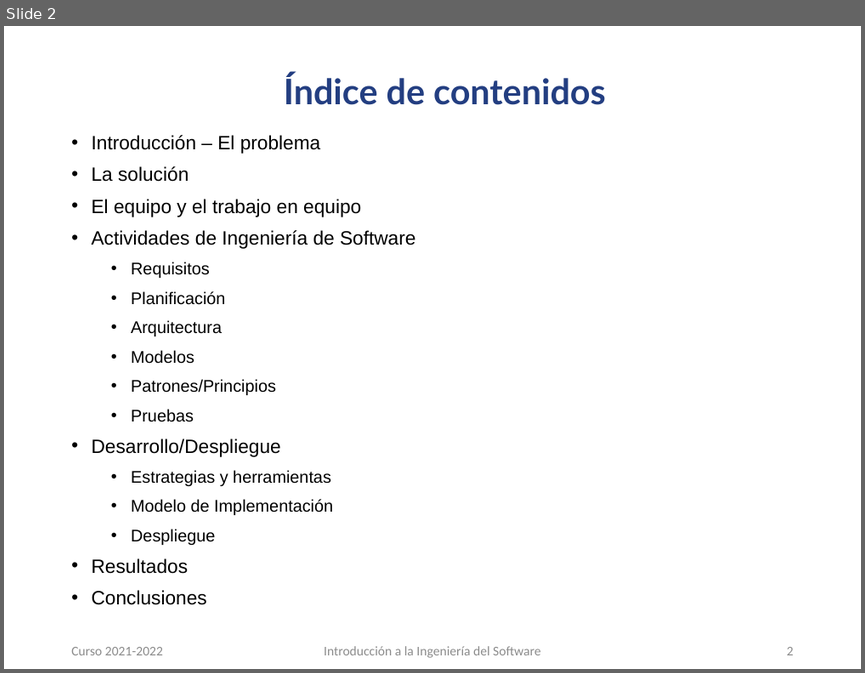
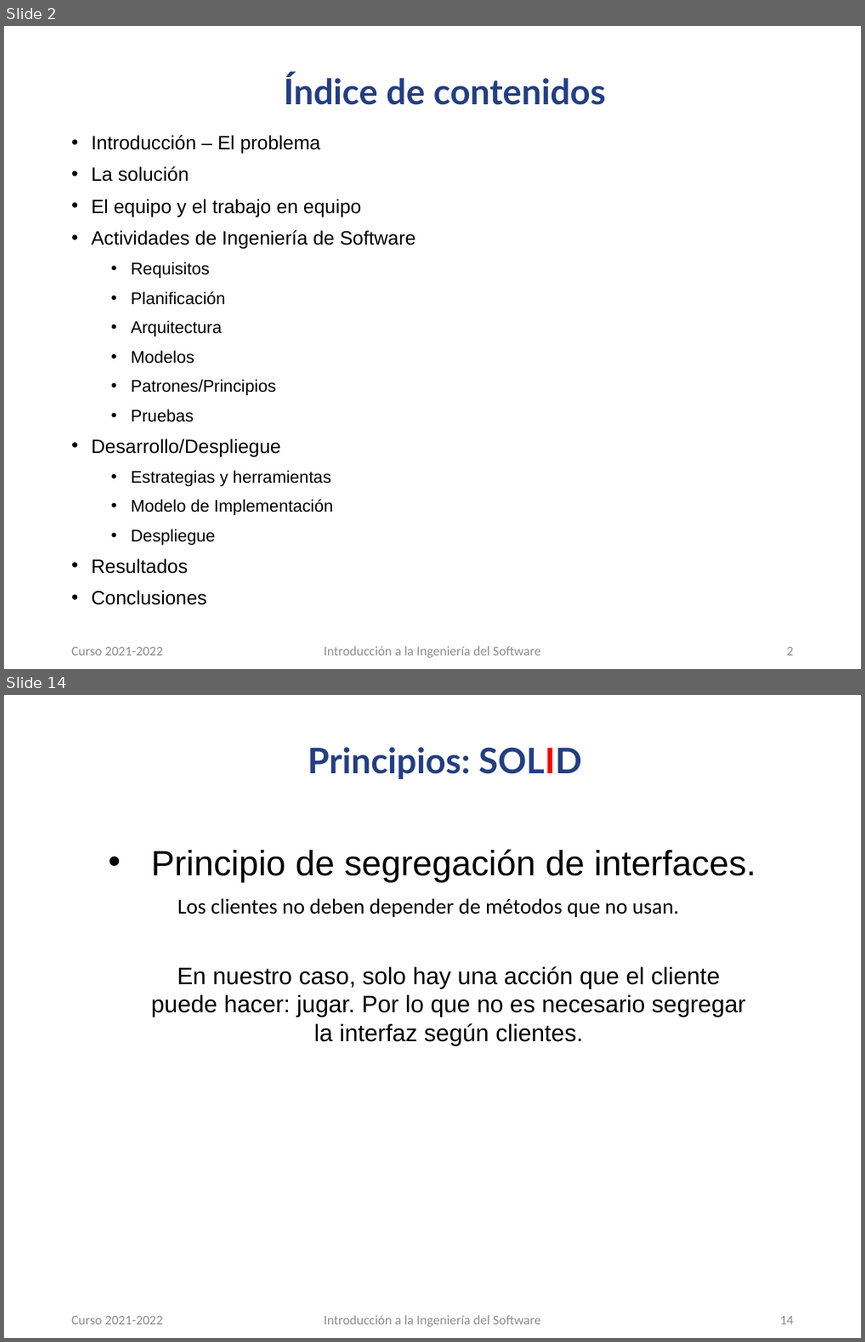
Before and after one commit to carloscmor/PRIMERA_FILA, a slide deck: PFentertainment_presentación.pptx. Shown one above the other, each under a label of ours: slide 2 before the commit, slides 2 and 14 after it; the slides between them are not shown. The pictures are 865x673 and 865x1342 pixels, drawn with LibreOffice and Linux fonts; fonts in the diff are those of the drawing; background and template pictures are left out. Boxes give left, top, right and bottom in pixels: in the first picture for what was removed or moved away, otherwise in the second. Text is boxed around its words. In the diff, an @@ line names an element or a change of style, - is before the commit and + after.

```diff
--- a/PFentertainment_presentación.pptx
+++ b/PFentertainment_presentación.pptx
@@ slide 14 added at box(4, 695, 861, 1338), background #FFFFFF @@
@@ title added at box(307, 747, 581, 779), 29.5 pt, text #233E81, bold @@
+Principios: SOLID
@@ text added at box(151, 849, 755, 882), 29.5 pt, text #000000 @@
+• Principio de segregación de interfaces.
@@ text added at box(177, 898, 679, 917), 18 pt, text #000000 @@
+Los clientes no deben depender de métodos que no usan.
@@ text added at box(151, 966, 746, 1045), 20 pt, text #000000 @@
+En nuestro caso, solo hay una acción que el cliente puede hacer: jugar. Por lo que no es necesario segregar la interfaz según clientes.
@@ text added at box(71, 1315, 163, 1324), 11.1 pt, text #8C8C8C @@
+Curso 2021-2022
@@ text added at box(324, 1315, 540, 1327), 11.1 pt, text #8C8C8C @@
+Introducción a la Ingeniería del Software
@@ page number added at box(780, 1315, 794, 1324), 11.1 pt, text #8C8C8C @@
+14
```
Also in this commit, not shown: 10 slides changed, 10 other slides added.
